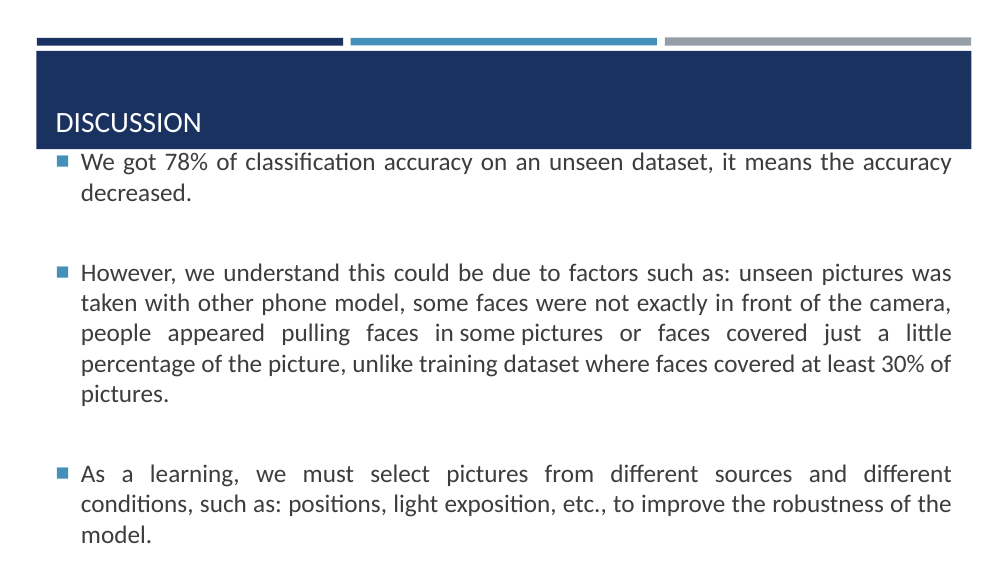
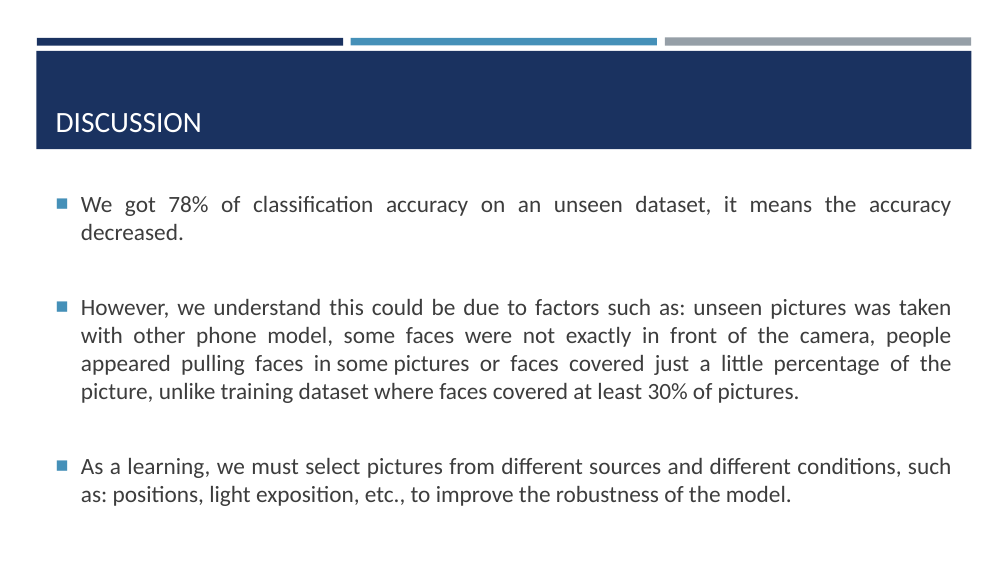
Before and after one commit to kompany04/Capstone_Project, a slide deck: slide 15 of Documents/BDM-3035.pptx. Drawn at 1008x567 pixels with LibreOffice and Linux fonts; fonts in the diff are those of the drawing. Boxes give left, top, right and bottom in pixels: in the first picture for what was removed or moved away, otherwise in the second. Text is boxed around its words. In the diff, an @@ line names an element or a change of style, - is before the commit and + after.

Commit message:
update the presentation file

```diff
--- a/Documents/BDM-3035.pptx
+++ b/Documents/BDM-3035.pptx
@@ text "We got 78% of classification ..." at [81,196,952,506]: size 24 to 22.2 pt @@
```
Also in this commit, not shown: 1 other slide changed.
